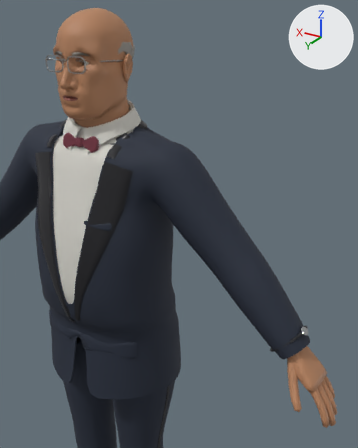
Renders of the glTF model game/assets/characters/char_gallery_patron_f/char_gallery_patron_f.glb from each side of a commit.
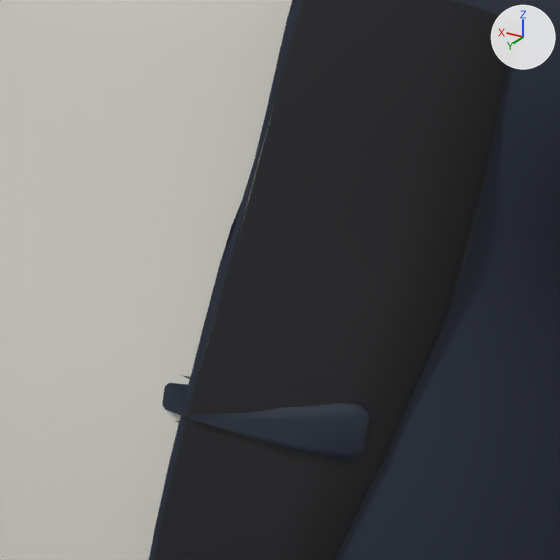
Each version appears first from a camera (50 mm lens) standing at (-0.807, 0.956, 1.754) and looking at (-0.252, 0.031, 1.291), and next in a close-up on the part from 17% to 39% of the width and 38% to 55% of the height. The lights are fixed; the arrows at upper right show +X, +Y and +Z. The older version's two pictures come first. The close-ups show mesh edges as thin lines. Vertices at exactly the same position are counted once.

In view in the first close-up: 'Outfit'.
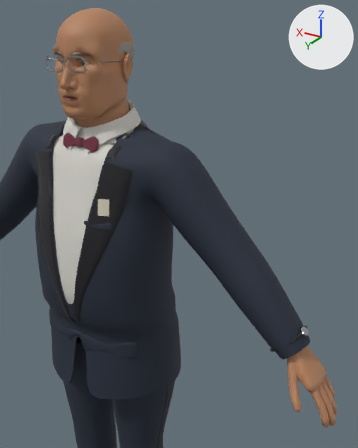
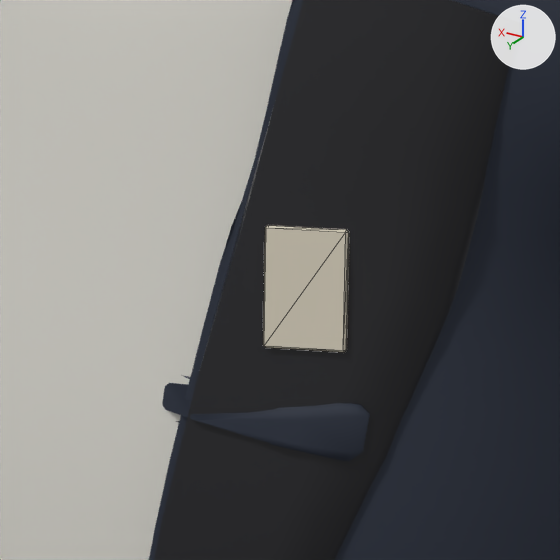
Edits to the bpy script that builds the scene:
```text
Add mat_m_char_silk_ivory:
    mat_m_char_silk_ivory = principled_material('M_char_silk_ivory')
    mat_m_char_silk_ivory.base_color = (0.651, 0.597, 0.479)  # pale yellow #d3cbb8
    mat_m_char_silk_ivory.roughness = 0.45
Change me_gear:
    used by ob_gear; location = (0.0, 0.0, 0.0)
    remove me_gear.from_pydata(...)  # 314 vertices, 600 faces; spans x -0.578..0.053, y -0.046..0.15, z 0.988..1.482
    add me_gear.from_pydata(...)  # 338 vertices, 644 faces; spans x -0.578..0.053, y -0.046..0.15, z 0.988..1.482
    me_gear part 1: a new loose piece of 24 vertices spanning x -0.112..-0.082, y 0.106..0.127, z 1.311..1.349, in mat_m_char_silk_ivory (pale yellow #d3cbb8)
    add me_gear.materials.append(mat_m_char_silk_ivory)  # pale yellow #d3cbb8
```

Changed parts and their boxes [x1, y1, x2, y2] in the close-ups (560 x 560 px):
'Gear', reshaped (not visible before): after [263, 225, 349, 353]
